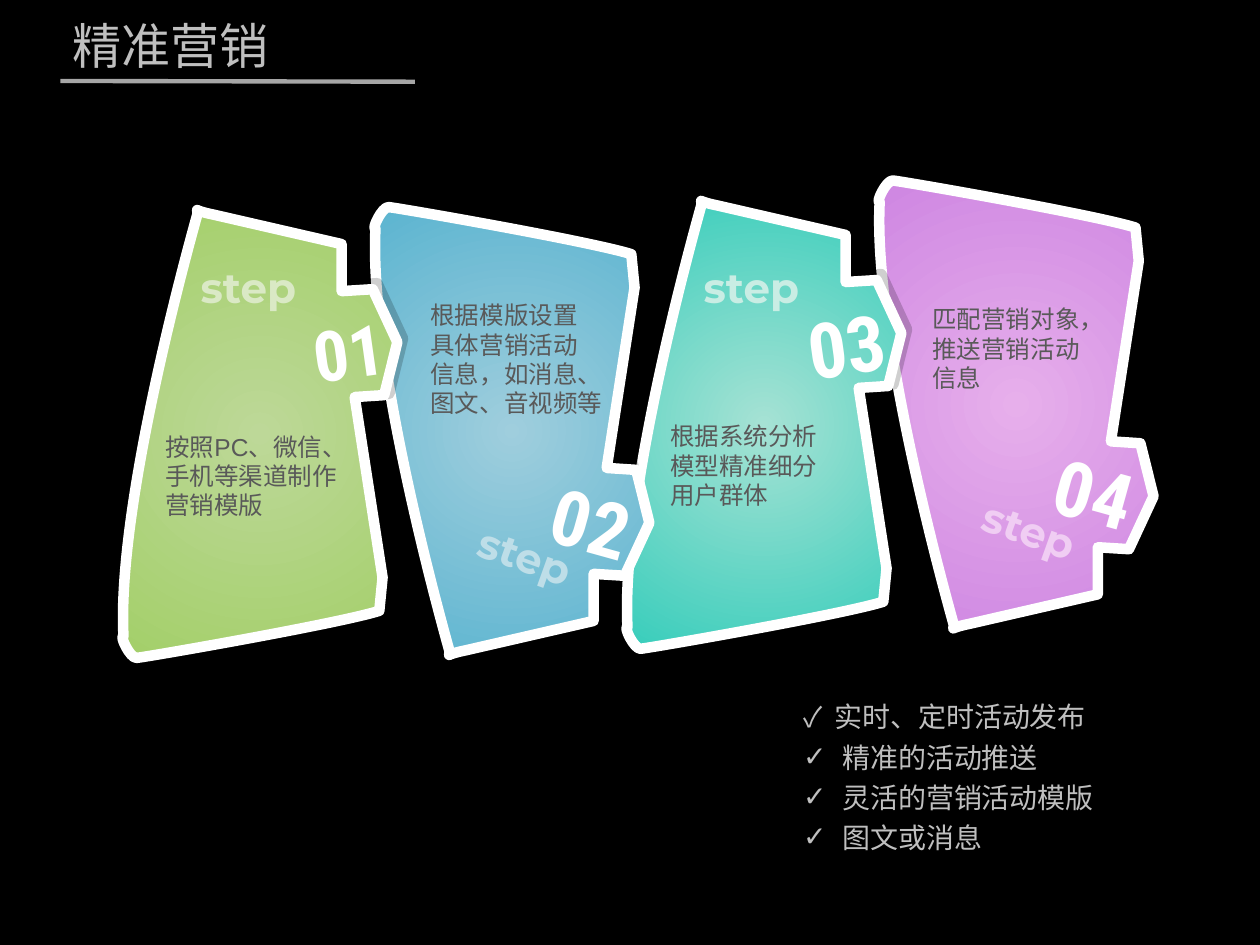
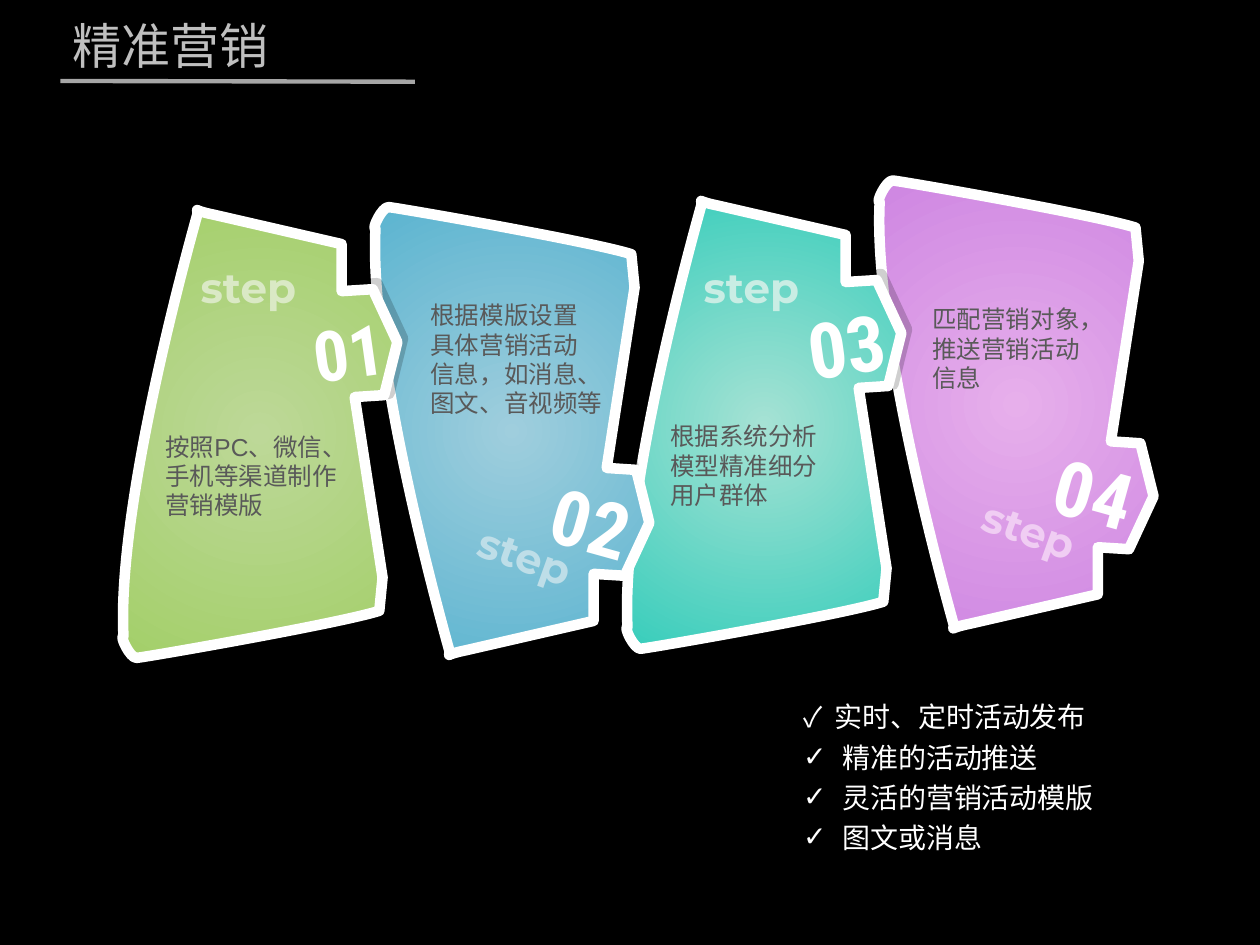
Before and after one commit to zhenghong/UBP, a slide deck: slide 7 of 营销.pptx (slide 6 before the commit). Drawn at 1260x945 pixels with LibreOffice and Linux fonts; fonts in the diff are those of the drawing; background and template pictures are left out. Boxes give left, top, right and bottom in pixels: in the first picture for what was removed or moved away, otherwise in the second. Text is boxed around its words. In the diff, an @@ line names an element or a change of style, - is before the commit and + after.

```diff
--- a/营销.pptx
+++ b/营销.pptx
@@ text "✓ 实时、定时活动发布" at (x1=835, y1=703, x2=1093, y2=851): text colour #BFBFBF to #FFFFFF @@
```
Also in this commit, not shown: 5 other slides changed, 2 slides added, 1 slide removed.
